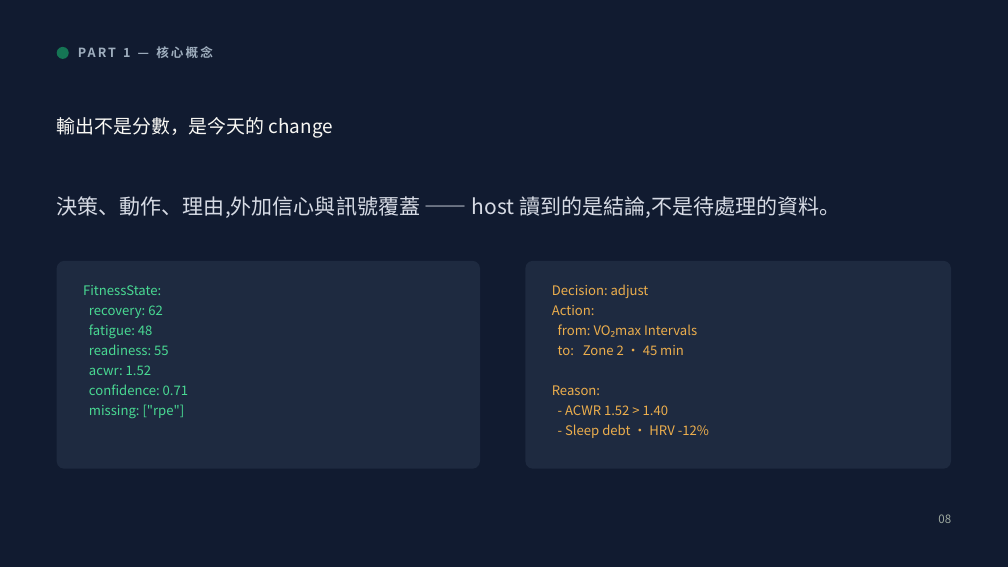
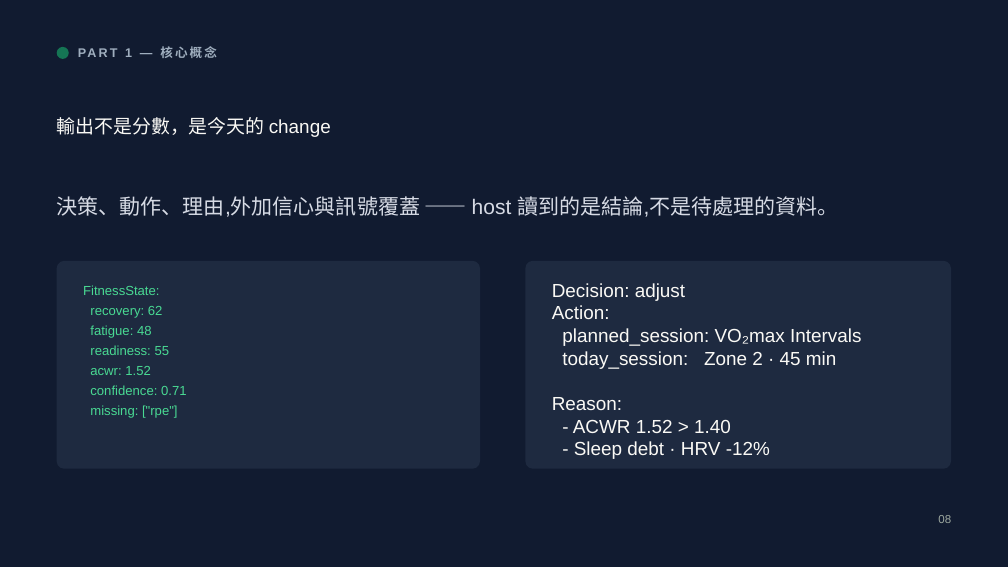
Before and after one commit to henryyeh182/evidra, a slide deck: slide 8 of docs/Fitness-MCP-Product-Vision.pptx. Drawn at 1008x567 pixels with LibreOffice and Linux fonts; fonts in the diff are those of the drawing. Boxes give left, top, right and bottom in pixels: in the first picture for what was removed or moved away, otherwise in the second. Text is boxed around its words. In the diff, an @@ line names an element or a change of style, - is before the commit and + after.

```diff
--- a/docs/Fitness-MCP-Product-Vision.pptx
+++ b/docs/Fitness-MCP-Product-Vision.pptx
@@ text at (x1=552, y1=283, x2=770, y2=459): size 12.5 to 18 pt, font Noto Sans CJK SC to Arial, text colour #ECAE4D to #FAF9F5 in "Decision: adjust", "Action:", "Reason:", "- ACWR 1.52 > 1.40" and 1 more places; line spacing 19pt to 1 @@
@@ text at (x1=562, y1=328, x2=861, y2=369): text changed; size 12.5 to 18 pt; font Noto Sans CJK SC to Arial; text colour #ECAE4D to #FAF9F5 @@
-from: VO₂max Intervals
-to: Zone 2 · 45 min
+planned_session: VO₂max Intervals
+today_session: Zone 2 · 45 min
@@ font Noto Sans CJK SC to Arial in 5 elements at (x1=125, y1=46, x2=217, y2=58), (x1=57, y1=117, x2=331, y2=137), (x1=57, y1=196, x2=838, y2=217), (x1=83, y1=285, x2=187, y2=418), (x1=938, y1=515, x2=951, y2=523) @@
```
Also in this commit, not shown: 30 other slides changed, 1 slide added, 1 slide removed, 3 other files.
